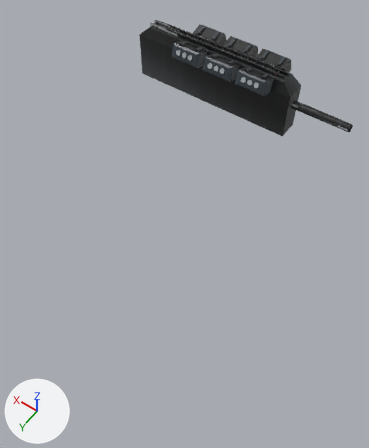
What one commit did to the Blender file data/geo/gun.blend.
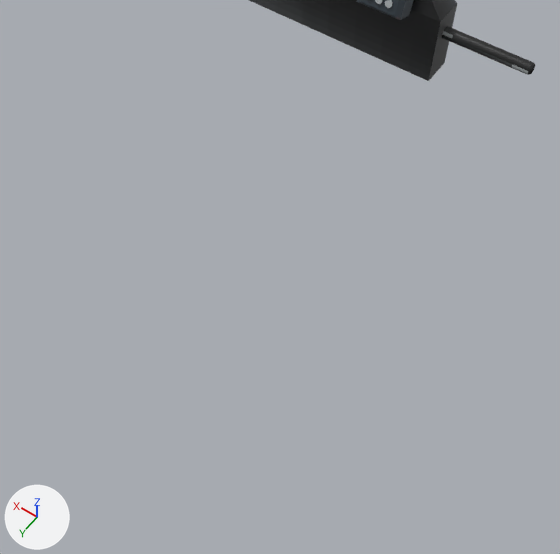
The first picture shows the older version from a 50 mm lens placed at (-7.67, 12.01, 10.43), pointed at (-2.76, 5.14, -0.36). The close-ups show both versions on the part from 0% to 100% of the width and 19% to 100% of the height of that picture; other places that the commit changed are outside them. Lighting does not change. The marker at lower left points along +X, +Y and +Z.
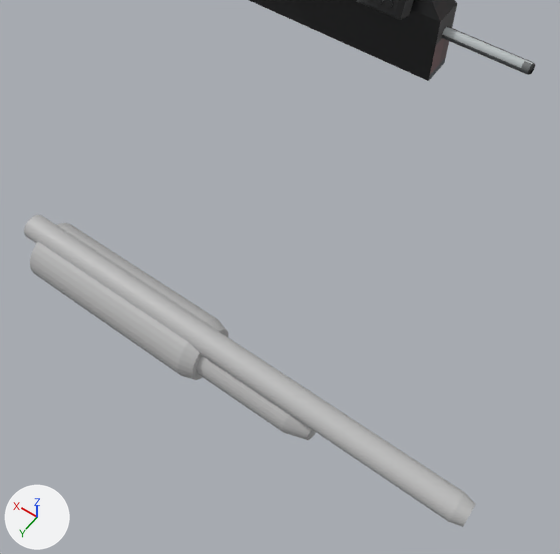
The newer file is also turned or shifted as a whole; pictures and numbers use the older file's frame.

Where the change shows, as pixel boxes (x1, y1, x2, y2) in the close-ups (560 x 554 px):
'Cylinder.007', added: after (24, 215, 476, 527)
'Cylinder.008', added: after (30, 223, 228, 380)
'Cylinder.009', added: after (196, 355, 316, 440)
part 1 of me_cylinder, surface changed: (442, 26, 535, 75) in both

Patch to the scene script:
```diff
--- a/data/geo/gun.blend.py
+++ b/data/geo/gun.blend.py
@@ mat_shotty @@
+mat_shotty = principled_material('shotty')
+mat_shotty.base_color = (0.5, 0.5, 0.5)  # grey #bcbcbc
@@ me_cylinder @@
 me_cylinder.from_pydata(...)  # 128 vertices, 98 faces; spans x -1.0..1.0, y -1.0..1.0, z -1.05..1.0
 # used by ob_cylinder; location = (-4.0, 0.0, 0.44); rotation_euler = (0.0, -1.576, 0.0), in degrees (0, -90, 0); scale = (-0.125, -0.125, -0.976)
+# me_cylinder part 1: texture (UV) coordinates of 98 of 98 faces, centred in x -0.99..0.99, y -0.99..0.99, z -1.02..1.0, changed; they spanned u 0.13..1.0, v 0.0..0.99 and now span u 0.06..1.0, v 0.37..0.98
 me_cylinder.materials.append(mat_gun_material)
@@ me_cylinder_035 @@
+me_cylinder_035.from_pydata(...)  # 96 vertices, 66 faces; spans x -1.0..1.0, y -1.0..1.0, z -1.0..1.0
+me_cylinder_035.materials.append(mat_shotty)  # grey #bcbcbc
@@ me_cylinder_034 @@
+me_cylinder_034.from_pydata(...)  # 96 vertices, 66 faces; spans x -1.0..1.0, y -1.0..1.0, z -1.0..1.0
+me_cylinder_034.materials.append(mat_shotty)  # grey #bcbcbc
@@ me_cylinder_032 @@
+me_cylinder_032.from_pydata(...)  # 128 vertices, 98 faces; spans x -1.0..1.0, y -1.0..1.0, z -1.05..1.0
+me_cylinder_032.materials.append(mat_shotty)  # grey #bcbcbc
@@ ob_cylinder_009 @@
+ob_cylinder_009 = bpy.data.objects.new('Cylinder.009', me_cylinder_035)
+ob_cylinder_009.location = (-4.55, 8.3, 0.43)
+ob_cylinder_009.rotation_euler = (0.0, -1.573, 0.0)  # degrees (0, -90, 0)
+ob_cylinder_009.scale = (0.324, 0.323, 1.08)
@@ ob_cylinder_008 @@
+ob_cylinder_008 = bpy.data.objects.new('Cylinder.008', me_cylinder_034)
+ob_cylinder_008.location = (-2.22, 8.3, 0.43)
+ob_cylinder_008.rotation_euler = (0.0, -1.573, 0.0)  # degrees (0, -90, 0)
+ob_cylinder_008.scale = (0.477, 0.475, 1.58)
@@ ob_cylinder_007 @@
+ob_cylinder_007 = bpy.data.objects.new('Cylinder.007', me_cylinder_032)
+ob_cylinder_007.location = (-4.0, 8.3, 0.8)
+ob_cylinder_007.rotation_euler = (0.0, -1.576, 0.0)  # degrees (0, -90, 0)
+ob_cylinder_007.scale = (-0.2, -0.2, -3.66)
```
